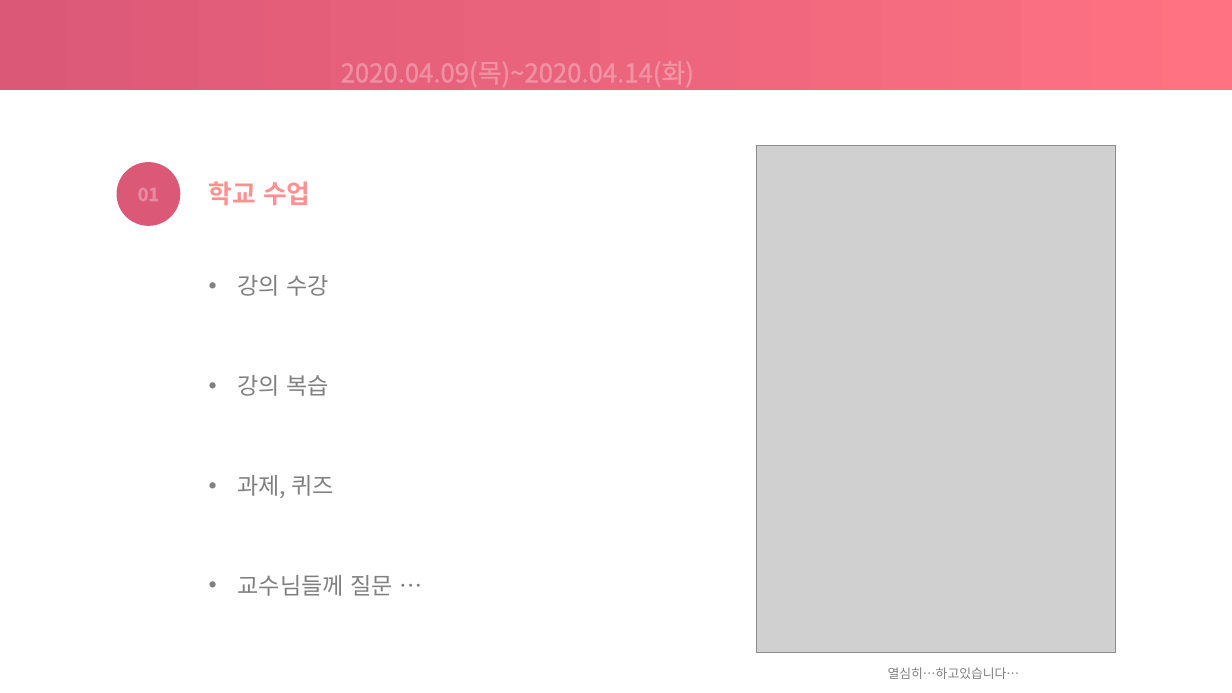
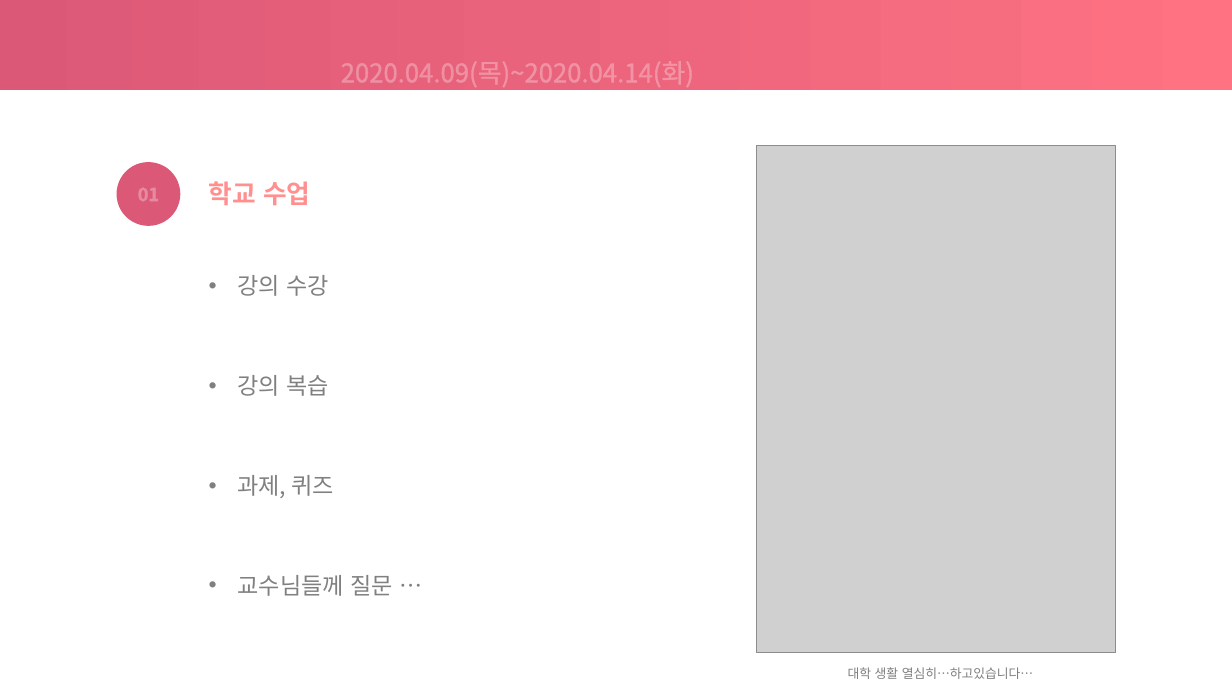
Before and after one commit to choeunyoung0208/silverzerowaterkite, a slide deck: slide 2 of 200415/20.04.15.pptx. Drawn at 1232x693 pixels with LibreOffice and Linux fonts; fonts in the diff are those of the drawing; grey boxes stand for pictures. Boxes give left, top, right and bottom in pixels: in the first picture for what was removed or moved away, otherwise in the second. Text is boxed around its words. In the diff, an @@ line names an element or a change of style, - is before the commit and + after.

```diff
--- a/200415/20.04.15.pptx
+++ b/200415/20.04.15.pptx
@@ text at (848,667,1033,679): text changed @@
-열심히…하고있습니다…
+대학 생활 열심히…하고있습니다…
```
Also in this commit, not shown: 4 other slides changed.
